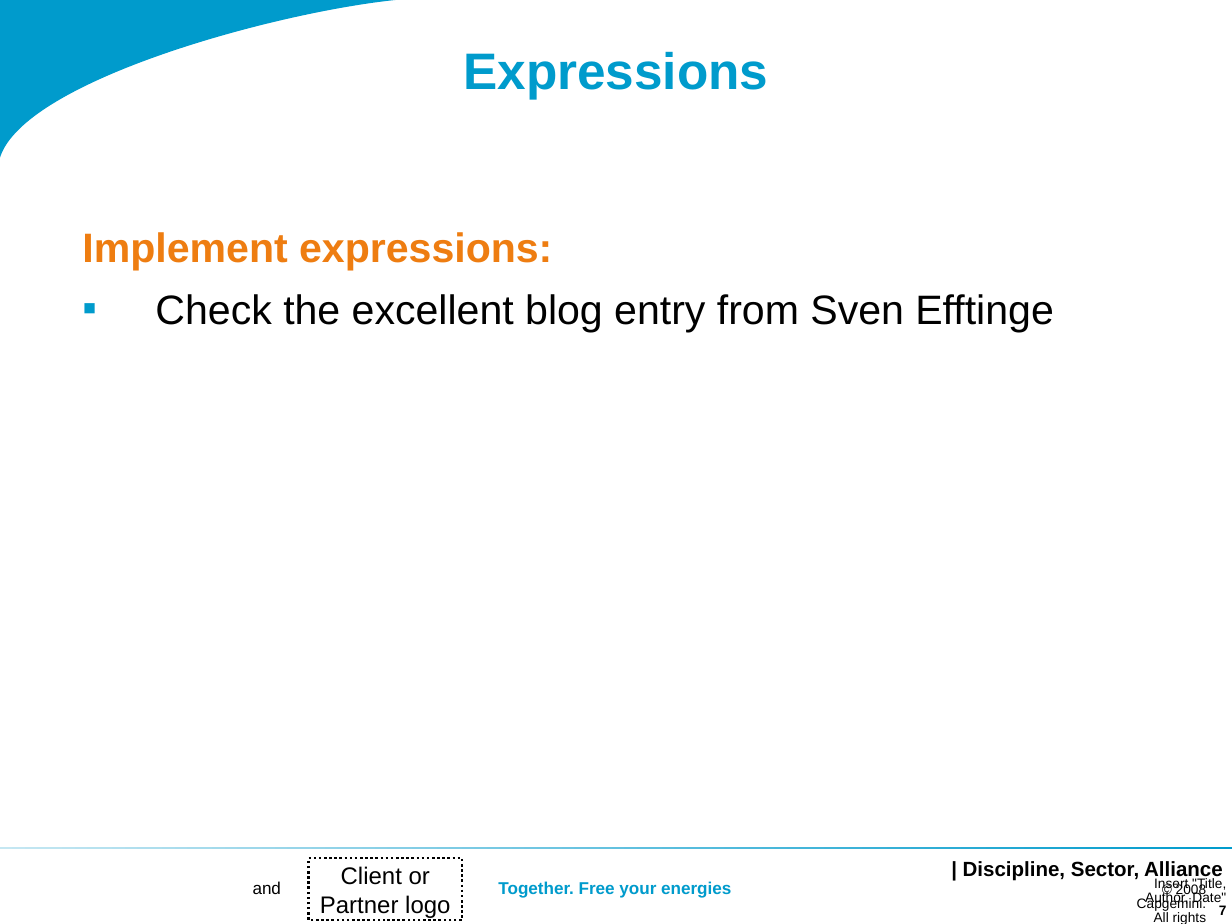
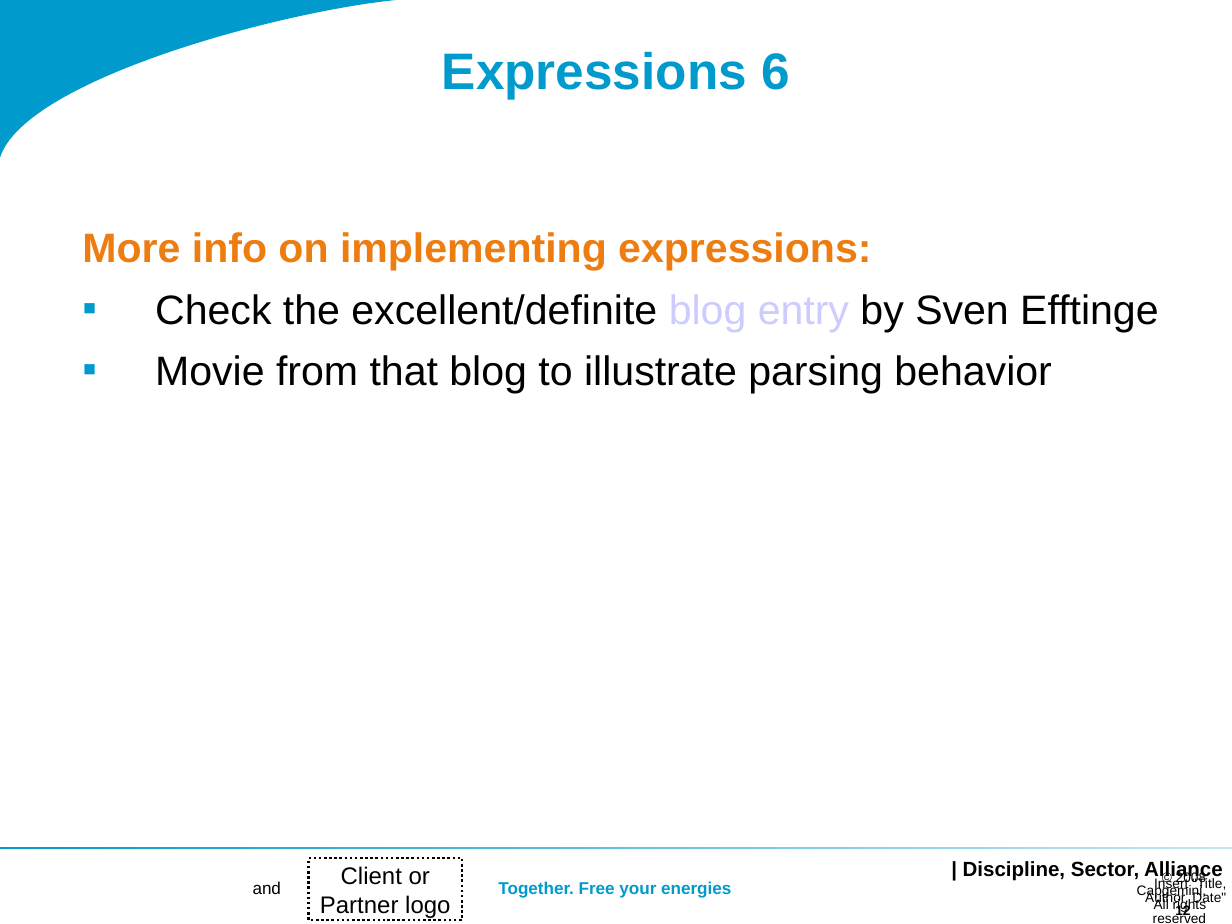
Before and after one commit to dslmeinte/xtext-workshop-code1, a slide deck: slide 12 of org.xtext.workshop.notes/sheets/Workshop 2.ppt (slide 7 before the commit). Drawn at 1232x924 pixels with LibreOffice and Linux fonts; fonts in the diff are those of the drawing; background and template pictures are left out. Boxes give left, top, right and bottom in pixels: in the first picture for what was removed or moved away, otherwise in the second. Text is boxed around its words. In the diff, an @@ line names an element or a change of style, - is before the commit and + after.

```diff
--- a/org.xtext.workshop.notes/sheets/Workshop 2.ppt
+++ b/org.xtext.workshop.notes/sheets/Workshop 2.ppt
@@ text at [442, 51, 790, 99]: text changed @@
-Expressions
+Expressions 6
@@ text at [82, 232, 1158, 393]: text changed @@
-Implement expressions:
-▪ Check the excellent blog entry from Sven Efftinge
+More info on implementing expressions:
+▪ Check the excellent/definite blog entry by Sven Efftinge
+▪ Movie from that blog to illustrate parsing behavior
@@ rectangle at [0, 846, 1232, 849]: fill gradient #009BCC to #C5E7F2 to gradient #C5E7F2 to #009BCC @@
@@ text "© 2008 Capgemini. All rights ..." rewrapped from [1137, 883, 1207, 924] to [1137, 871, 1207, 923] @@
@@ page number added at [1175, 904, 1190, 918], 8 pt, text #000000, bold @@
+12
@@ page number removed at [1219, 905, 1227, 915] @@
-7
```
Also in this commit, not shown: 10 other slides changed, 9 slides added, 1 other file.
